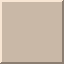
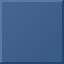
Two versions of the same layered image (64x64). Layer-by-layer changes:
painted on "Pasted Layer" over <box>2,2,62,62</box>
painted on "Screenshot_2022-02-05_08-44-48.png" over <box>0,0,64,64</box>
